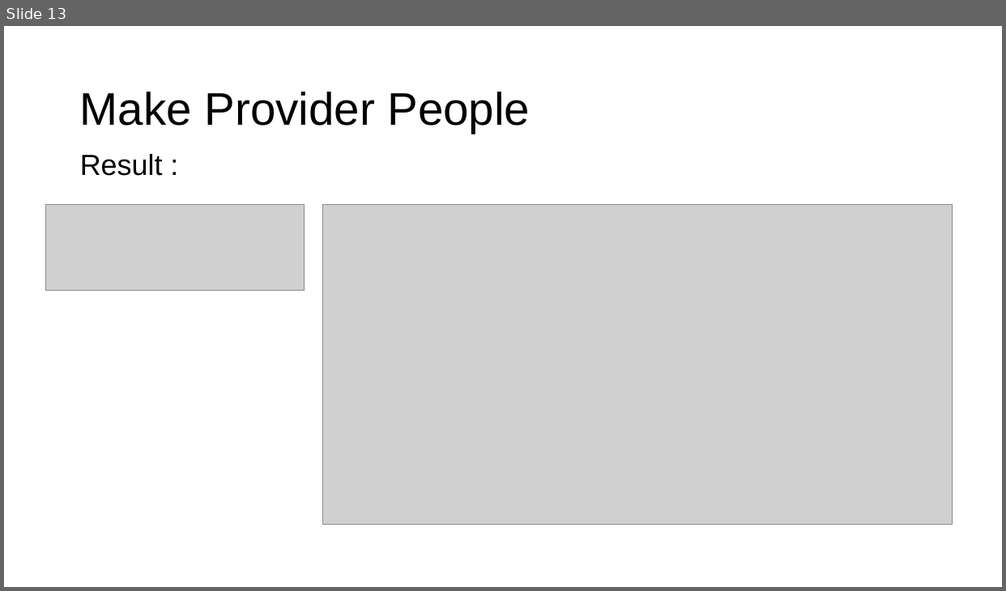
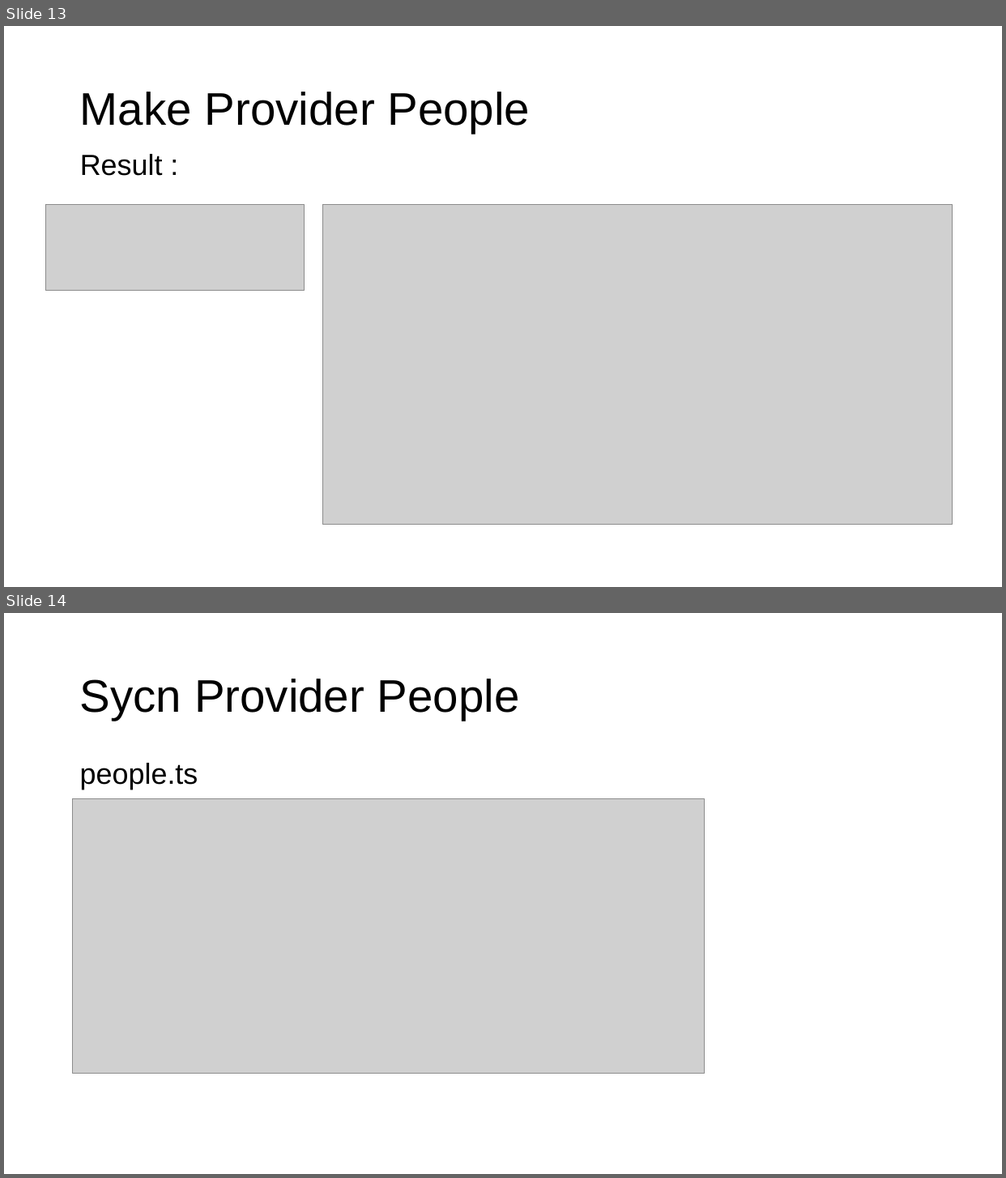
Before and after one commit to fauzisho/ionic-module-learning, a slide deck: 4. Component and Rest Data/Component and Rest Data.pptx. Shown one above the other, each under a label of ours: slide 13 before the commit, slides 13 and 14 after it. The pictures are 1006x591 and 1006x1178 pixels, drawn with LibreOffice and Linux fonts; fonts in the diff are those of the drawing; grey boxes stand for pictures. Boxes give left, top, right and bottom in pixels: in the first picture for what was removed or moved away, otherwise in the second. Text is boxed around its words. In the diff, an @@ line names an element or a change of style, - is before the commit and + after.

```diff
--- a/4. Component and Rest Data/Component and Rest Data.pptx
+++ b/4. Component and Rest Data/Component and Rest Data.pptx
@@ slide 14 added at [4, 613, 1002, 1174], background #FFFFFF @@
@@ title added at [80, 679, 520, 720], 44 pt, text #000000 @@
+Sycn Provider People
@@ text added at [80, 763, 198, 790], 28 pt, text #000000 @@
+people.ts
@@ picture added at [73, 798, 705, 1073] @@
```
Also in this commit, not shown: 2 other slides added.
